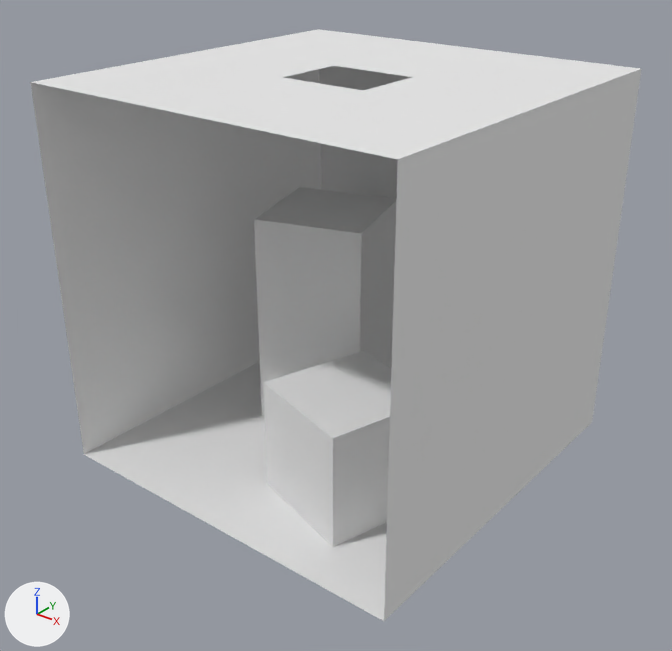
The OBJ model Assets/cubey.obj: old version first, new version second.
Camera for both pictures: a 50 mm lens placed at (2.71, -1.62, 2.83), pointed at (0.03, 1.74, 0.75). The axes (+X, +Y, +Z) are drawn at lower left. The lights are the same throughout. Where no turn or scale is listed for an object, it has been applied to the vertices.

Names of what the first picture shows: 'cornellbox.003'.
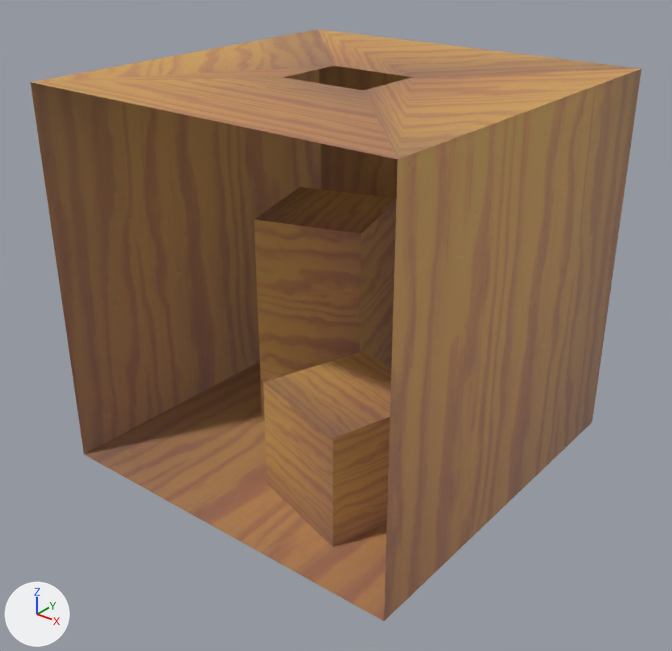
The newer file is also rescaled (x1.037), turned or shifted as a whole; pictures and numbers use the older file's frame.

Where the change shows, as pixel boxes [x1, y1, x2, y2] in the pictures (672 x 651 px):
'cornellbox.003', recoloured (grey to brown)
    both: [30, 29, 642, 621]

Diff of the bpy script that builds the scene:
```diff
--- a/Assets/cubey.obj.py
+++ b/Assets/cubey.obj.py
@@ img_objtexturebump_jpg @@
+img_objtexturebump_jpg = load_image('objtexturebump.jpg', 'objtexturebump.jpg', 1024, 1024, 'sRGB')
@@ img_objtexture_jpg @@
+img_objtexture_jpg = load_image('objtexture.jpg', 'objtexture.jpg', 1024, 1024, 'sRGB')
@@ mat_wood @@
+mat_wood = bpy.data.materials.new('wood')
+# uses the picture img_objtexture_jpg
+# uses the picture img_objtexturebump_jpg
@@ me_cornellbox_003 @@
 me_cornellbox_003.from_pydata(...)  # 28 vertices, 36 faces; spans x -1.02..1.0, y 0.85..2.88, z 0.0..1.99
-me_cornellbox_003.materials.append(mat_none)  # white #e7e7e7
+me_cornellbox_003.materials.append(mat_wood)
```
